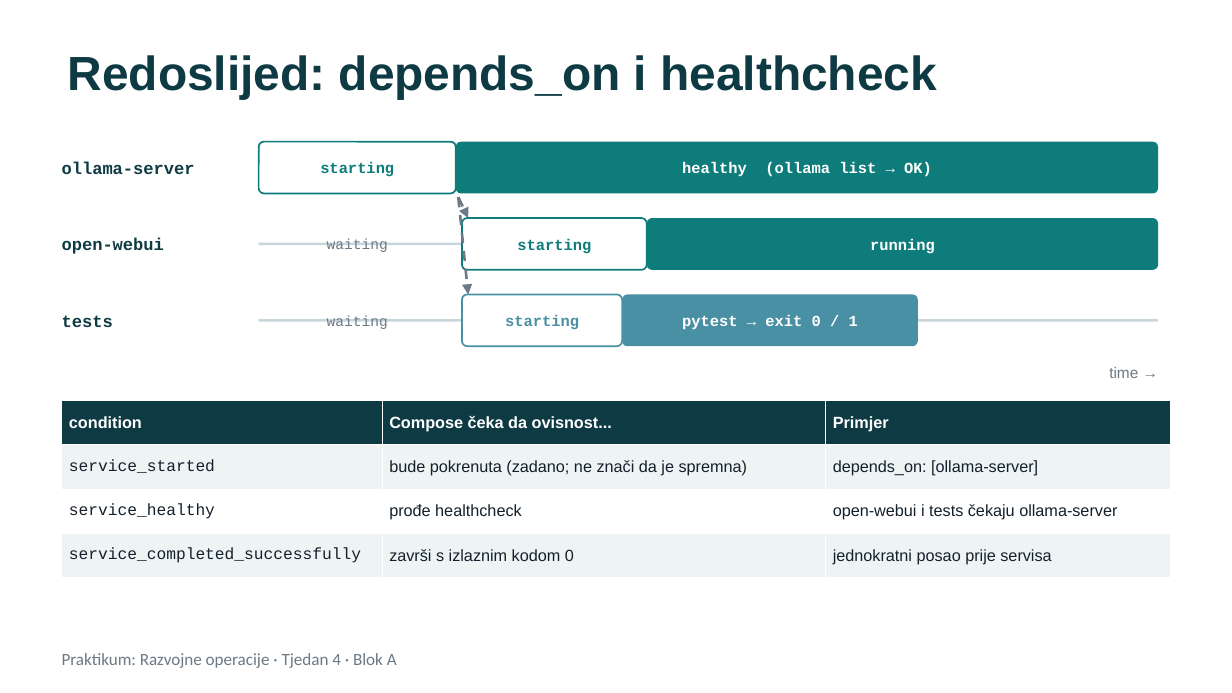
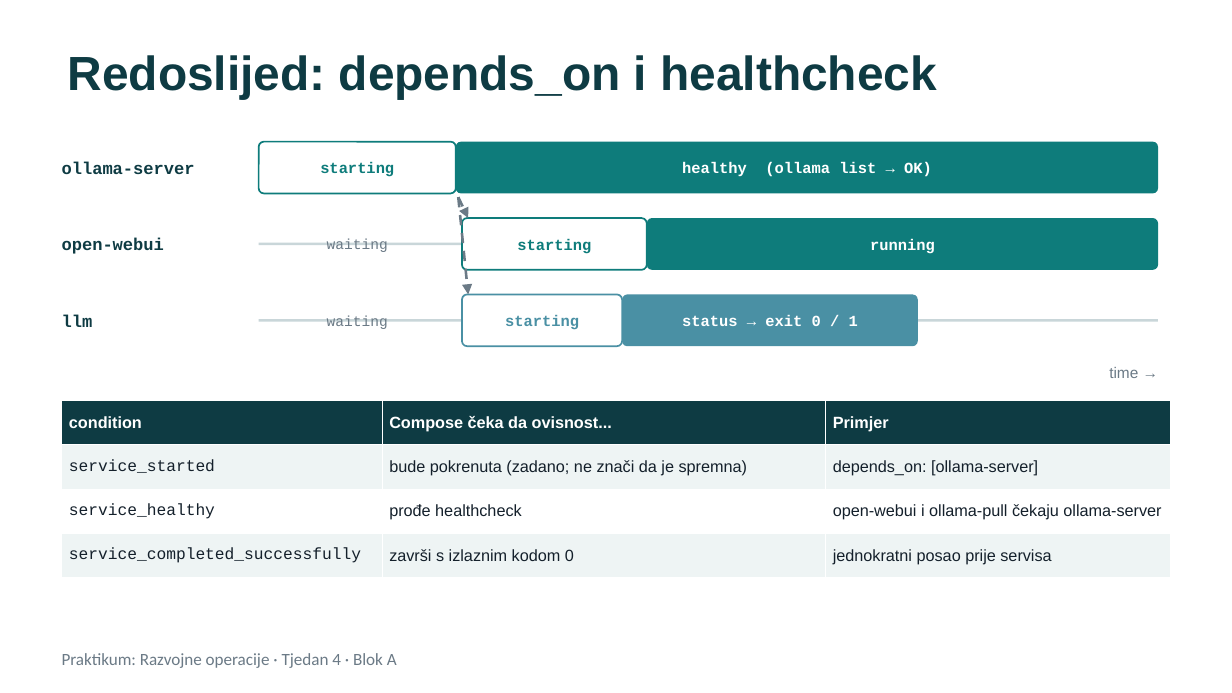
Before and after one commit to unipu-pro/praktikum, a slide deck: slide 13 of 4. Docker Compose i testovi/blok-a-predavanje.pptx. Drawn at 1232x693 pixels with LibreOffice and Linux fonts; fonts in the diff are those of the drawing. Boxes give left, top, right and bottom in pixels: in the first picture for what was removed or moved away, otherwise in the second. Text is boxed around its words. In the diff, an @@ line names an element or a change of style, - is before the commit and + after.

```diff
--- a/4. Docker Compose i testovi/blok-a-predavanje.pptx
+++ b/4. Docker Compose i testovi/blok-a-predavanje.pptx
@@ text at [62,314,93,327]: text changed @@
-tests
+llm
@@ text at [682,315,858,326]: text changed @@
-pytest → exit 0 / 1
+status → exit 0 / 1
@@ table at [62,400,1170,578] @@
-row 3, column 3: open-webui i tests čekaju ollama-server
+row 3, column 3: open-webui i ollama-pull čekaju ollama-server
```
Also in this commit, not shown: 5 other slides changed, 5 other files.
